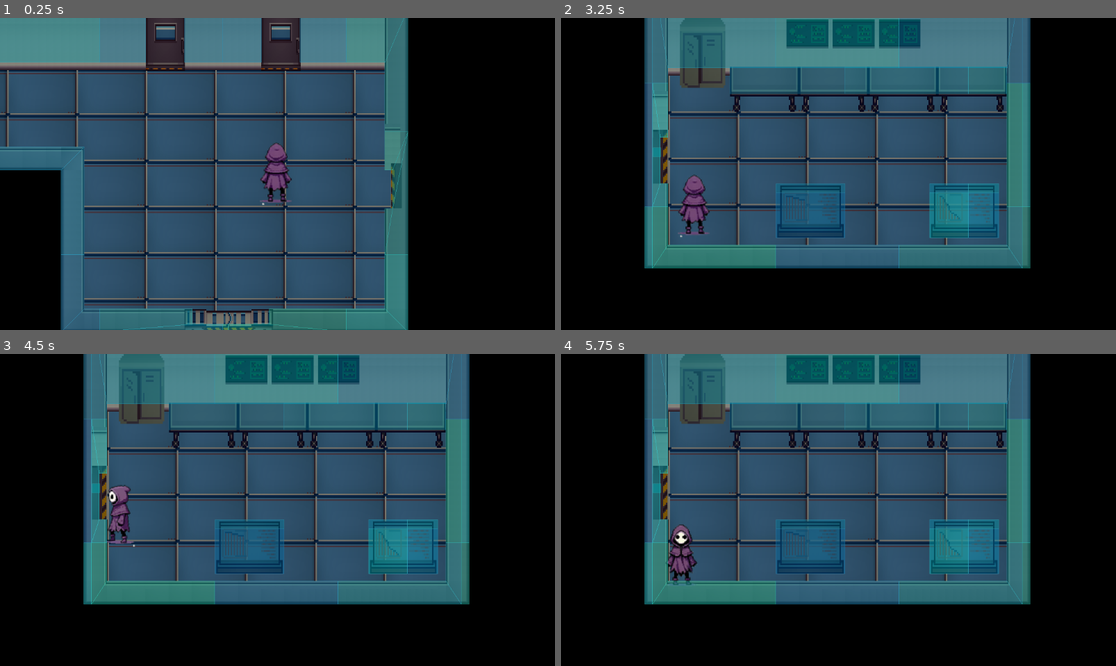
Above: before the commit, frames 1-4 (two rows, left to right).
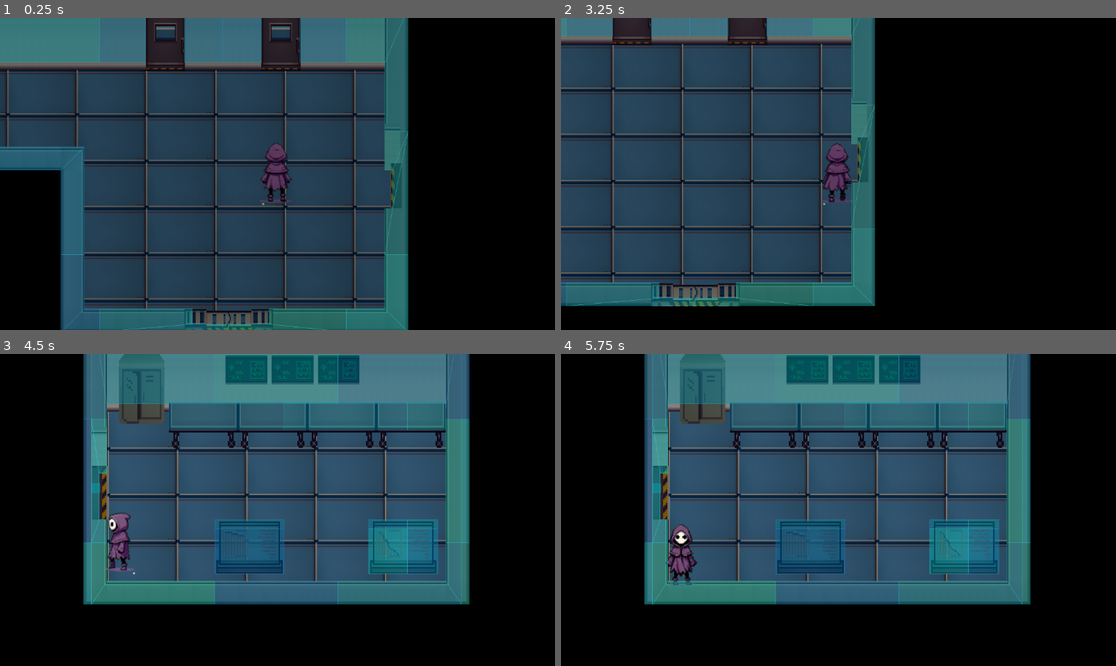
Above: after the commit, the same moments.

Repository: WiloxW/AnotherTaleBetweenSecrets
Game: Godot game, scene res://Scenes/l_ab.tscn
The game is run twice, just before and just after one commit, with the same random seed, the same clock (stepped at 60 frames per second) and the same inputs.
Inputs:
- Up to frame 1 (0.25 s): no input
- Up to frame 2 (3.25 s): hold Right (ui_right) 0.53-1.28 s; hold Down (ui_down) 1.28-2.03 s; hold Right (ui_right) 2.03-2.78 s; tap Enter at 2.75 s; hold Up (ui_up) from 2.78 s (still down)
- Up to frame 3 (4.5 s): release Up (ui_up) at 3.53 s; hold Left (ui_left) from 3.53 s (still down); tap Space at 4.25 s
- Up to frame 4 (5.75 s): tap Enter at 5 s; release Left (ui_left) at 5.03 s; hold Down (ui_down) from 5.03 s (still down)

The runs differ from the first frame. In frame 1, 10% of the frame differs, in the area x 0-71%, y 2-98%; in frame 2, 64%, in the area x 0-85%, y 0-93%; in frame 3, 0.9%; in frame 4, nothing differs.

Commit message:
añadidas transicciones con fundido a negro

Diff:
--- a/Scenes/l_ab.tscn
+++ b/Scenes/l_ab.tscn
@@ -6,6 +6,7 @@
 [ext_resource type="Texture2D" uid="uid://dpdmuhtognhpy" path="res://Assets/Tiles/tilesStuff.png" id="4_2om0a"]
 [ext_resource type="PackedScene" uid="uid://brcufl3lnhuxi" path="res://Scenes/player.tscn" id="5_3l37x"]
 [ext_resource type="AudioStream" uid="uid://2xmxjbb8ds8f" path="res://Assets/Sounds/door-opening-78648.mp3" id="6_fydyf"]
+[ext_resource type="PackedScene" uid="uid://bne0udxmu2y5k" path="res://Scenes/transaction_animation.tscn" id="7_kvj5b"]
 
 [sub_resource type="TileMapPattern" id="TileMapPattern_kheqh"]
 tile_data = PackedInt32Array(0, 1572864, 30, 393216, 1572864, 30, 786432, 1572864, 30, 1179648, 1572864, 30, 1572864, 1572864, 30, 1966080, 1572864, 30, 2359296, 1572864, 30)
@@ -2286,6 +2287,8 @@
 [node name="Dooropen" type="AudioStreamPlayer2D" parent="."]
 stream = ExtResource("6_fydyf")
 
+[node name="TransactionAnimation" parent="." instance=ExtResource("7_kvj5b")]
+
 [connection signal="body_entered" from="TransPoint_roomA" to="." method="_on_trans_point_room_a_body_entered"]
 [connection signal="body_exited" from="TransPoint_roomA" to="." method="_on_trans_point_room_a_body_exited"]
 [connection signal="body_entered" from="TransPoint_roomB" to="." method="_on_trans_point_room_b_body_entered"]
--- a/Scenes/room_a.tscn
+++ b/Scenes/room_a.tscn
@@ -6,6 +6,7 @@
 [ext_resource type="PackedScene" uid="uid://brcufl3lnhuxi" path="res://Scenes/player.tscn" id="2_oefx1"]
 [ext_resource type="Texture2D" uid="uid://cxw41a6tvm6dg" path="res://Assets/Tiles/tilesWalls.png" id="2_r428q"]
 [ext_resource type="Texture2D" uid="uid://bnu3x5wd0lifo" path="res://Assets/Tiles/Box.png" id="3_kk2k7"]
+[ext_resource type="PackedScene" uid="uid://bne0udxmu2y5k" path="res://Scenes/transaction_animation.tscn" id="7_kmeke"]
 
 [sub_resource type="TileMapPattern" id="TileMapPattern_kheqh"]
 tile_data = PackedInt32Array(0, 1572864, 30, 393216, 1572864, 30, 786432, 1572864, 30, 1179648, 1572864, 30, 1572864, 1572864, 30, 1966080, 1572864, 30, 2359296, 1572864, 30)
@@ -2219,4 +2220,6 @@
 scale = Vector2(2.6167665, 2.0769174)
 shape = SubResource("RectangleShape2D_kmeke")
 
+[node name="TransactionAnimation" parent="." instance=ExtResource("7_kmeke")]
+
 [connection signal="body_entered" from="BacklabA" to="." method="_on_backlab_a_body_entered"]
--- a/Scenes/room_b.tscn
+++ b/Scenes/room_b.tscn
@@ -1,9 +1,10 @@
-[gd_scene load_steps=14 format=4 uid="uid://bm1j2xktclkk3"]
+[gd_scene load_steps=15 format=4 uid="uid://bm1j2xktclkk3"]
 
 [ext_resource type="Script" uid="uid://dx3a3ol8pwn6p" path="res://Scripts/room_a.gd" id="1_cjrij"]
 [ext_resource type="Texture2D" uid="uid://c0s3eyeehe70k" path="res://Assets/Tiles/tilesFloor.png" id="2_xmv0u"]
 [ext_resource type="Texture2D" uid="uid://cxw41a6tvm6dg" path="res://Assets/Tiles/tilesWalls.png" id="3_5f1rj"]
 [ext_resource type="Texture2D" uid="uid://dpdmuhtognhpy" path="res://Assets/Tiles/tilesStuff.png" id="5_j4etw"]
+[ext_resource type="PackedScene" uid="uid://bne0udxmu2y5k" path="res://Scenes/transaction_animation.tscn" id="6_cjrij"]
 [ext_resource type="PackedScene" uid="uid://brcufl3lnhuxi" path="res://Scenes/player.tscn" id="6_ks2y6"]
 
 [sub_resource type="TileMapPattern" id="TileMapPattern_kheqh"]
@@ -4331,4 +4332,6 @@
 position = Vector2(87, 600)
 shape = SubResource("RectangleShape2D_1ff4m")
 
+[node name="TransactionAnimation" parent="." instance=ExtResource("6_cjrij")]
+
 [connection signal="body_entered" from="BacklabB" to="." method="_on_backlab_b_body_entered"]
--- a/Scenes/room_c.tscn
+++ b/Scenes/room_c.tscn
@@ -6,6 +6,7 @@
 [ext_resource type="Texture2D" uid="uid://dpdmuhtognhpy" path="res://Assets/Tiles/tilesStuff.png" id="4_ne8xm"]
 [ext_resource type="PackedScene" uid="uid://brcufl3lnhuxi" path="res://Scenes/player.tscn" id="5_7i4pd"]
 [ext_resource type="Texture2D" uid="uid://4kvb8kekpssb" path="res://Assets/Tiles/Prompts1lab.png" id="5_nbocb"]
+[ext_resource type="PackedScene" uid="uid://bne0udxmu2y5k" path="res://Scenes/transaction_animation.tscn" id="7_1gn1p"]
 
 [sub_resource type="TileMapPattern" id="TileMapPattern_kheqh"]
 tile_data = PackedInt32Array(0, 1572864, 30, 393216, 1572864, 30, 786432, 1572864, 30, 1179648, 1572864, 30, 1572864, 1572864, 30, 1966080, 1572864, 30, 2359296, 1572864, 30)
@@ -6079,4 +6080,6 @@
 position = Vector2(28, 416)
 shape = SubResource("RectangleShape2D_nbocb")
 
+[node name="TransactionAnimation" parent="." instance=ExtResource("7_1gn1p")]
+
 [connection signal="body_entered" from="BacklabC" to="." method="_on_backlab_c_body_entered"]
--- /dev/null
+++ b/Scenes/transaction_animation.tscn
@@ -0,0 +1,69 @@
+[gd_scene load_steps=5 format=3 uid="uid://bne0udxmu2y5k"]
+
+[sub_resource type="Animation" id="Animation_v5n1j"]
+resource_name = "fade_in"
+length = 0.3
+tracks/0/type = "value"
+tracks/0/imported = false
+tracks/0/enabled = true
+tracks/0/path = NodePath("ColorRect:color")
+tracks/0/interp = 1
+tracks/0/loop_wrap = true
+tracks/0/keys = {
+"times": PackedFloat32Array(0, 0.3),
+"transitions": PackedFloat32Array(1, 1),
+"update": 0,
+"values": [Color(0, 0, 0, 0), Color(0, 0, 0, 1)]
+}
+
+[sub_resource type="Animation" id="Animation_6vkik"]
+length = 0.001
+tracks/0/type = "value"
+tracks/0/imported = false
+tracks/0/enabled = true
+tracks/0/path = NodePath("ColorRect:color")
+tracks/0/interp = 1
+tracks/0/loop_wrap = true
+tracks/0/keys = {
+"times": PackedFloat32Array(0),
+"transitions": PackedFloat32Array(1),
+"update": 0,
+"values": [Color(0, 0, 0, 0)]
+}
+
+[sub_resource type="Animation" id="Animation_ktwnk"]
+resource_name = "fade_out"
+length = 0.3
+tracks/0/type = "value"
+tracks/0/imported = false
+tracks/0/enabled = true
+tracks/0/path = NodePath("ColorRect:color")
+tracks/0/interp = 1
+tracks/0/loop_wrap = true
+tracks/0/keys = {
+"times": PackedFloat32Array(0, 0.3),
+"transitions": PackedFloat32Array(1, 1),
+"update": 0,
+"values": [Color(0, 0, 0, 1), Color(0, 0, 0, 0)]
+}
+
+[sub_resource type="AnimationLibrary" id="AnimationLibrary_oyy2k"]
+_data = {
+&"RESET": SubResource("Animation_6vkik"),
+&"fade_in": SubResource("Animation_v5n1j"),
+&"fade_out": SubResource("Animation_ktwnk")
+}
+
+[node name="TransactionAnimation" type="Node2D"]
+
+[node name="ColorRect" type="ColorRect" parent="."]
+offset_left = -736.0
+offset_top = -696.0
+offset_right = 3328.0
+offset_bottom = 2200.0
+color = Color(0, 0, 0, 0)
+
+[node name="AnimationPlayer" type="AnimationPlayer" parent="."]
+libraries = {
+&"": SubResource("AnimationLibrary_oyy2k")
+}
--- a/Scripts/l_ab.gd
+++ b/Scripts/l_ab.gd
@@ -1,8 +1,10 @@
 extends Node2D
 
+@onready var TransactionAnimation = $TransactionAnimation/AnimationPlayer
 var door_sound : AudioStreamPlayer2D
 # Called when the node enters the scene tree for the first time.
 func _ready() -> void:
+	TransactionAnimation.play("fade_out")
 	door_sound = $Dooropen
 	if not MusicManager.music_player.playing:
 		MusicManager.music_player.stream = load("res://Assets/Music/horror-background-atmosphere-011-240870.mp3")
@@ -22,6 +24,8 @@
 
 func _on_trans_point_room_a_body_entered(body) -> void:
 	if body is Player:
+		TransactionAnimation.play("fade_in")
+		await get_tree().create_timer(0.3).timeout
 		MusicManager.play_sfx("res://Assets/Sounds/opening-door-411632.mp3")
 		get_tree().change_scene_to_file("res://Scenes/room_a.tscn")
 
@@ -29,11 +33,15 @@
 
 func _on_trans_point_room_b_body_entered(body: Node2D) -> void:
 	if body is Player:
+		TransactionAnimation.play("fade_in")
+		await get_tree().create_timer(0.3).timeout
 		MusicManager.play_sfx("res://Assets/Sounds/opening-door-411632.mp3")
 		get_tree().change_scene_to_file("res://Scenes/room_b.tscn")
 
 
 func _on_trans_point_room_c_body_entered(body: Node2D) -> void:
 	if body is Player:
+		TransactionAnimation.play("fade_in")
+		await get_tree().create_timer(0.3).timeout
 		MusicManager.play_sfx("res://Assets/Sounds/opening-door-411632.mp3")
 		get_tree().change_scene_to_file("res://Scenes/room_c.tscn")
--- a/Scripts/room_a.gd
+++ b/Scripts/room_a.gd
@@ -1,9 +1,9 @@
 extends Node2D
 
-
+@onready var TransactionAnimation = $TransactionAnimation/AnimationPlayer
 # Called when the node enters the scene tree for the first time.
 func _ready() -> void:
-	pass # Replace with function body.
+	TransactionAnimation.play("fade_out")
 
 
 # Called every frame. 'delta' is the elapsed time since the previous frame.
@@ -13,6 +13,8 @@
 
 func _on_backlab_a_body_entered(body: Node2D) -> void:
 	if body is Player:
+		TransactionAnimation.play("fade_in")
+		await get_tree().create_timer(0.3).timeout
 		MusicManager.play_sfx("res://Assets/Sounds/opening-door-411632.mp3")
 		global.spawn_id = "SpawnRoomA"
 		get_tree().change_scene_to_file("res://Scenes/l_ab.tscn")
@@ -20,6 +22,8 @@
 
 func _on_backlab_b_body_entered(body: Node2D) -> void:
 	if body is Player:
+		TransactionAnimation.play("fade_in")
+		await get_tree().create_timer(0.3).timeout
 		MusicManager.play_sfx("res://Assets/Sounds/opening-door-411632.mp3")
 		global.spawn_id = "SpawnRoomB"
 		get_tree().change_scene_to_file("res://Scenes/l_ab.tscn")
@@ -27,6 +31,8 @@
 
 func _on_backlab_c_body_entered(body: Node2D) -> void:
 	if body is Player:
+		TransactionAnimation.play("fade_in")
+		await get_tree().create_timer(0.3).timeout
 		MusicManager.play_sfx("res://Assets/Sounds/opening-door-411632.mp3")
 		global.spawn_id = "SpawnRoomC"
 		get_tree().change_scene_to_file("res://Scenes/l_ab.tscn")
Not shown: 1 places in Scenes/l_ab.tscn that only renumber resources
Not shown: 1 places in Scenes/room_a.tscn that only renumber resources
Not shown: 1 places in Scenes/room_c.tscn that only renumber resources
